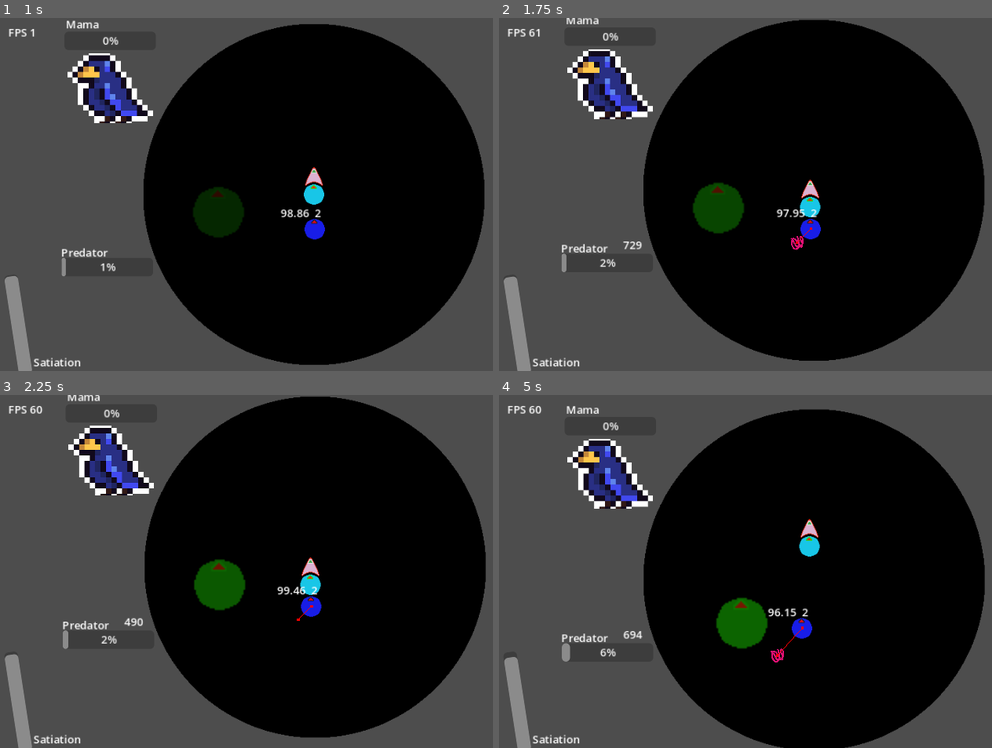
Above: before the commit, frames 1-4 (two rows, left to right).
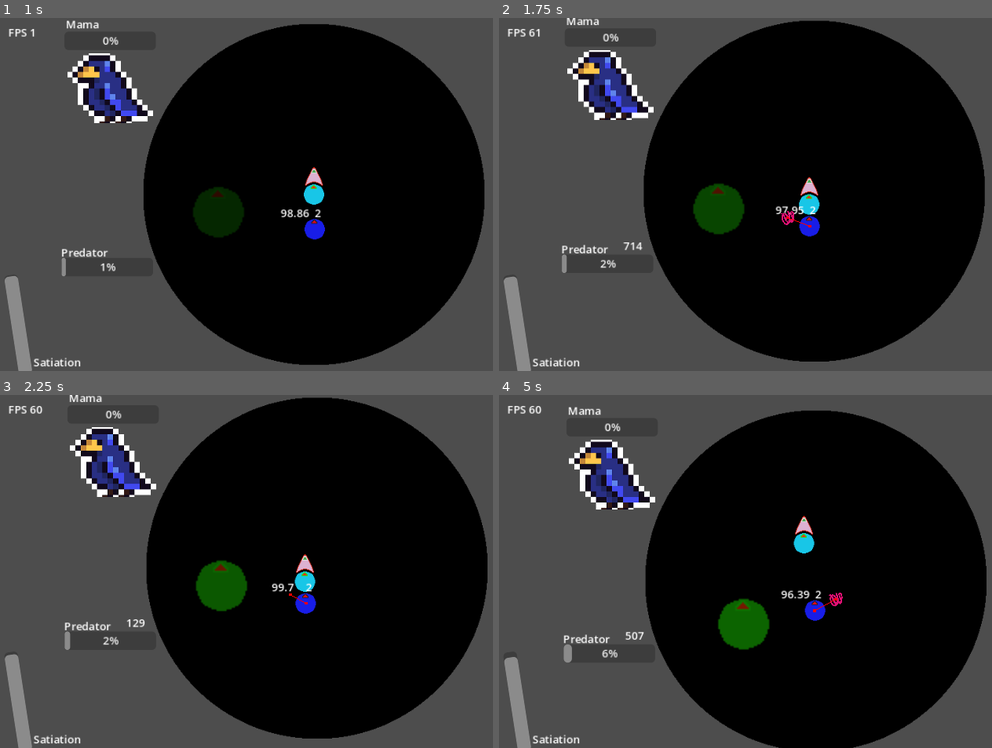
Above: after the commit, the same moments.

Repository: WilliamAalund/Brood-Feud
Game: Godot game, scene res://Levels/Main Level.tscn
Same seed, same stepped clock (60 frames per second), same inputs: the game is played once before the commit and once after it. The engine's default icon, where the game draws it, is replaced by a stand-in: a white triangle on a blue panel in a dark square.
Inputs (mouse positions are in pixels of both pictures, inside the frame that each line leads up to):
- Up to frame 1 (1 s): tap Enter at 0.5 s; move the mouse to (453, 176) at 0.52 s; hold D (right) from 0.53 s (still down); hold Space (interact) from 0.53 s (still down)
- Up to frame 2 (1.75 s): move the mouse to (686, 212) at 1.27 s; release D (right) at 1.28 s; release Space (interact) at 1.28 s; hold S (down) from 1.28 s (still down); tap Space (interact) at 1.35 s
- Up to frame 3 (2.25 s): move the mouse to (374, 493) at 2.02 s; release S (down) at 2.03 s; hold D (right) from 2.03 s (still down); hold Space (interact) from 2.03 s (still down)
- Up to frame 4 (5 s): move the mouse to (780, 642) at 2.77 s; release D (right) at 2.78 s; release Space (interact) at 2.78 s; hold W (up) 2.78-3.53 s; tap Space (interact) at 2.85, 4.35 s; move the mouse to (outside the picture) at 3.52 s; hold Space (interact) 3.53-4.28 s; hold A (left) from 3.53 s (still down); move the mouse to (622, 518) at 4.27 s

Frame 1 is identical in both runs. In frame 2, 2.1% of the frame differs, in the area x 12-99%, y 0-98%; in frame 3, 3.3%; in frame 4, 3.8%, in the area x 12-99%, y 3-100%.

Commit message:
Naming convention changes

Diff:
--- /dev/null
+++ b/Levels/Demo Levels/AI Bird Debugger.tscn
@@ -0,0 +1,9 @@
+[gd_scene load_steps=2 format=3 uid="uid://cw4atd270foo0"]
+
+[ext_resource type="PackedScene" uid="uid://dwitdkiendap8" path="res://Sub Scenes/Manager_Birds/manager_birds.tscn" id="1_inie4"]
+
+[node name="AI Bird Debugger" type="Node2D"]
+
+[node name="BirdControl" parent="." instance=ExtResource("1_inie4")]
+
+[node name="Camera2D" type="Camera2D" parent="."]
--- a/Levels/Demo Levels/AI_Bird_Demo.tscn
+++ b/Levels/Demo Levels/AI_Bird_Demo.tscn
@@ -1,7 +1,7 @@
-[gd_scene load_steps=3 format=3 uid="uid://h4wxpjvfjev6"]
+[gd_scene load_steps=3 format=3 uid="uid://twm0shldwo5p"]
 
-[ext_resource type="PackedScene" uid="uid://bshdn3dwrgrbt" path="res://Sub Scenes/Environment_Nest/Environment_Nest.tscn" id="1_20b5b"]
-[ext_resource type="PackedScene" uid="uid://dwitdkiendap8" path="res://Sub Scenes/Manager_Birds/Manager_Birds.tscn" id="2_uifj4"]
+[ext_resource type="PackedScene" uid="uid://bshdn3dwrgrbt" path="res://Sub Scenes/Environment_Nest/environment_nest.tscn" id="1_20b5b"]
+[ext_resource type="PackedScene" uid="uid://dwitdkiendap8" path="res://Sub Scenes/Manager_Birds/manager_birds.tscn" id="2_uifj4"]
 
 [node name="AI_Bird_Demo" type="Node2D"]
 
--- a/Levels/Demo Levels/Food Spawn Demo.tscn
+++ b/Levels/Demo Levels/Food Spawn Demo.tscn
@@ -1,6 +1,6 @@
 [gd_scene load_steps=4 format=3 uid="uid://cqft8b83kvehs"]
 
-[ext_resource type="PackedScene" uid="uid://b6f2ildgxylks" path="res://Sub Scenes/Helper_Food_Spawner/Helper_Food_Spawner.tscn" id="1_y8h70"]
+[ext_resource type="PackedScene" uid="uid://b6f2ildgxylks" path="res://Sub Scenes/Helper_Food_Spawner/helper_food_spawner.tscn" id="1_y8h70"]
 [ext_resource type="PackedScene" uid="uid://buc4ei3c7xex1" path="res://Sub Scenes/Player_Bird/Player_Bird.tscn" id="2_8mvq0"]
 [ext_resource type="PackedScene" uid="uid://dmuddbset2mpi" path="res://Sub Scenes/Manager_Satiation/Manager_Satiation.tscn" id="4_hbtws"]
 
--- a/Levels/Demo Levels/Game Over Demo.tscn
+++ b/Levels/Demo Levels/Game Over Demo.tscn
@@ -1,6 +1,6 @@
 [gd_scene load_steps=3 format=3 uid="uid://ccnxeflln2bmm"]
 
-[ext_resource type="PackedScene" uid="uid://j6dpmc2nhd23" path="res://Sub Scenes/Manager_Game_Over/Manager_Game_Over.tscn" id="1_lwdst"]
+[ext_resource type="PackedScene" uid="uid://j6dpmc2nhd23" path="res://Sub Scenes/Manager_Game_Over/manager_game_over.tscn" id="1_lwdst"]
 [ext_resource type="PackedScene" uid="uid://dmuddbset2mpi" path="res://Sub Scenes/Manager_Satiation/Manager_Satiation.tscn" id="2_kia8w"]
 
 [node name="Game Over Demo" type="Node2D"]
--- a/Levels/Demo Levels/Hunger Demo.tscn
+++ b/Levels/Demo Levels/Hunger Demo.tscn
@@ -1,7 +1,7 @@
 [gd_scene load_steps=3 format=3 uid="uid://47g27ob781ks"]
 
-[ext_resource type="PackedScene" uid="uid://di5tsn67yt3vc" path="res://Sub Scenes/Helper_Food_Spawner/Object_Food/object_food.tscn" id="1_ltjxd"]
-[ext_resource type="PackedScene" uid="uid://dwitdkiendap8" path="res://Sub Scenes/Manager_Birds/Manager_Birds.tscn" id="2_mdvlq"]
+[ext_resource type="PackedScene" uid="uid://di5tsn67yt3vc" path="res://Sub Scenes/Helper_Food_Spawner/Entity_Food/entity_food.tscn" id="1_ltjxd"]
+[ext_resource type="PackedScene" uid="uid://dwitdkiendap8" path="res://Sub Scenes/Manager_Birds/manager_birds.tscn" id="2_mdvlq"]
 
 [node name="Demo Level" type="Node2D"]
 
--- a/Levels/Demo Levels/Nest Boundary Demo.tscn
+++ b/Levels/Demo Levels/Nest Boundary Demo.tscn
@@ -1,6 +1,6 @@
 [gd_scene load_steps=3 format=3 uid="uid://df4tfmrv4l3u"]
 
-[ext_resource type="PackedScene" uid="uid://bshdn3dwrgrbt" path="res://Sub Scenes/Environment_Nest/Environment_Nest.tscn" id="1_h5i21"]
+[ext_resource type="PackedScene" uid="uid://bshdn3dwrgrbt" path="res://Sub Scenes/Environment_Nest/environment_nest.tscn" id="1_h5i21"]
 [ext_resource type="PackedScene" uid="uid://buc4ei3c7xex1" path="res://Sub Scenes/Player_Bird/Player_Bird.tscn" id="2_10ix3"]
 
 [node name="Nest Boundary Demo" type="Node2D"]
--- a/Levels/Demo Levels/Refactored Player Demo.tscn
+++ b/Levels/Demo Levels/Refactored Player Demo.tscn
@@ -1,6 +1,6 @@
 [gd_scene load_steps=3 format=3 uid="uid://cpg5pe5oeuhx3"]
 
-[ext_resource type="PackedScene" uid="uid://bshdn3dwrgrbt" path="res://Sub Scenes/Environment_Nest/Environment_Nest.tscn" id="1_ijx73"]
+[ext_resource type="PackedScene" uid="uid://bshdn3dwrgrbt" path="res://Sub Scenes/Environment_Nest/environment_nest.tscn" id="1_ijx73"]
 [ext_resource type="PackedScene" uid="uid://bft85520xqg1d" path="res://Sub Scenes/Player_New_Player/player_bird.tscn" id="2_dr0o7"]
 
 [node name="Refactored Player Demo" type="Node2D"]
--- a/Levels/Main Level.gd
+++ b/Levels/Main Level.gd
@@ -3,6 +3,6 @@
 @export var Camera2DScale = 4
 
 func _process(_delta):
-	$Camera2D.position = $BirdControl/player_bird/character_bird.global_position / Camera2DScale
-	$CanvasLayer/UI_hud/ProgressBar_Visual.value = $BirdControl/player_bird.satiation
-	$CanvasLayer/UI_hud/"Sunlight Symbol".modulate.a = .5 * int($BirdControl/player_bird.inSunlight)
+	$Camera2D.position = $manager_birds/player_bird/character_bird.global_position / Camera2DScale
+	$CanvasLayer/ui_hud/ProgressBar_Visual.value = $manager_birds/player_bird.satiation
+	$CanvasLayer/ui_hud/"Sunlight Symbol".modulate.a = .5 * int($manager_birds/player_bird.inSunlight)
--- a/Levels/Main Level.tscn
+++ b/Levels/Main Level.tscn
@@ -1,43 +1,43 @@
 [gd_scene load_steps=11 format=3 uid="uid://cfa30ma1dxdgy"]
 
 [ext_resource type="Script" path="res://Levels/Main Level.gd" id="1_ai4xj"]
-[ext_resource type="PackedScene" uid="uid://bshdn3dwrgrbt" path="res://Sub Scenes/Environment_Nest/Environment_Nest.tscn" id="2_1iti4"]
+[ext_resource type="PackedScene" uid="uid://bshdn3dwrgrbt" path="res://Sub Scenes/Environment_Nest/environment_nest.tscn" id="2_1iti4"]
 [ext_resource type="PackedScene" uid="uid://chf45bqb5qp4n" path="res://Sub Scenes/Helper_Sunspots/Entity_Temperature_Zone/temperature_zone.tscn" id="3_mrf87"]
-[ext_resource type="PackedScene" uid="uid://b6f2ildgxylks" path="res://Sub Scenes/Helper_Food_Spawner/Helper_Food_Spawner.tscn" id="5_slw61"]
-[ext_resource type="PackedScene" uid="uid://cudu6vf7uwwve" path="res://Sub Scenes/Process_Momma_Bird/Process_Momma_Bird.tscn" id="5_ucfnu"]
-[ext_resource type="PackedScene" uid="uid://bx0asr7ljxkpl" path="res://Sub Scenes/Process_Predator/Process_Predator.tscn" id="6_63o2m"]
-[ext_resource type="PackedScene" uid="uid://dwitdkiendap8" path="res://Sub Scenes/Manager_Birds/Manager_Birds.tscn" id="7_jxroq"]
-[ext_resource type="PackedScene" uid="uid://j6dpmc2nhd23" path="res://Sub Scenes/Manager_Game_Over/Manager_Game_Over.tscn" id="8_khyrq"]
-[ext_resource type="PackedScene" uid="uid://c2q3lmimxr2ox" path="res://Sub Scenes/UI_hud/UI_hud.tscn" id="9_hbv22"]
+[ext_resource type="PackedScene" uid="uid://b6f2ildgxylks" path="res://Sub Scenes/Helper_Food_Spawner/helper_food_spawner.tscn" id="5_slw61"]
+[ext_resource type="PackedScene" uid="uid://cudu6vf7uwwve" path="res://Sub Scenes/Process_Momma_Bird/process_momma_bird.tscn" id="5_ucfnu"]
+[ext_resource type="PackedScene" uid="uid://bx0asr7ljxkpl" path="res://Sub Scenes/Process_Predator/process_predator.tscn" id="6_63o2m"]
+[ext_resource type="PackedScene" uid="uid://dwitdkiendap8" path="res://Sub Scenes/Manager_Birds/manager_birds.tscn" id="7_jxroq"]
+[ext_resource type="PackedScene" uid="uid://j6dpmc2nhd23" path="res://Sub Scenes/Manager_Game_Over/manager_game_over.tscn" id="8_khyrq"]
+[ext_resource type="PackedScene" uid="uid://c2q3lmimxr2ox" path="res://Sub Scenes/UI_Hud/ui_hud.tscn" id="9_hbv22"]
 [ext_resource type="PackedScene" uid="uid://0fxvg4swlxgr" path="res://Sub Scenes/Helper_Sunspots/manager_sunspots.tscn" id="10_k0xh1"]
 
 [node name="Game Level" type="Node2D"]
 script = ExtResource("1_ai4xj")
 
-[node name="Environment_Nest" parent="." instance=ExtResource("2_1iti4")]
+[node name="environment_nest" parent="." instance=ExtResource("2_1iti4")]
 
 [node name="temperature_zone" parent="." instance=ExtResource("3_mrf87")]
 position = Vector2(-140, 26)
 
-[node name="BirdControl" parent="." instance=ExtResource("7_jxroq")]
+[node name="manager_birds" parent="." instance=ExtResource("7_jxroq")]
 
-[node name="Process_Momma_Bird" parent="." instance=ExtResource("5_ucfnu")]
+[node name="process_momma_bird" parent="." instance=ExtResource("5_ucfnu")]
 position = Vector2(-299, -156)
 
-[node name="Process_Predator" parent="." instance=ExtResource("6_63o2m")]
+[node name="process_predator" parent="." instance=ExtResource("6_63o2m")]
 position = Vector2(-303, 161)
 
-[node name="Helper_Food_Spawner" parent="." instance=ExtResource("5_slw61")]
+[node name="helper_food_spawner" parent="." instance=ExtResource("5_slw61")]
 position = Vector2(0, 70)
 
-[node name="Manager_Game_Over" parent="." instance=ExtResource("8_khyrq")]
+[node name="manager_game_over" parent="." instance=ExtResource("8_khyrq")]
 position = Vector2(261, -145)
 
 [node name="Camera2D" type="Camera2D" parent="."]
 
 [node name="CanvasLayer" type="CanvasLayer" parent="."]
 
-[node name="UI_hud" parent="CanvasLayer" instance=ExtResource("9_hbv22")]
+[node name="ui_hud" parent="CanvasLayer" instance=ExtResource("9_hbv22")]
 offset_left = -449.0
 offset_top = -244.0
 offset_right = -449.0
@@ -46,8 +46,8 @@
 [node name="manager_sunspots" parent="." instance=ExtResource("10_k0xh1")]
 position = Vector2(-449, -244)
 
-[connection signal="playerStarved" from="BirdControl" to="Manager_Game_Over" method="_on_bird_control_player_starved"]
-[connection signal="mom_drops_food" from="Process_Momma_Bird" to="Helper_Food_Spawner" method="_on_momma_bird_mom_drops_food"]
-[connection signal="toggle_mom_presence" from="Process_Momma_Bird" to="BirdControl" method="_on_process_momma_bird_toggle_mom_presence"]
-[connection signal="toggle_mom_presence" from="Process_Momma_Bird" to="Process_Predator" method="_on_process_momma_bird_toggle_mom_presence"]
-[connection signal="toggle_predator_presence" from="Process_Predator" to="Process_Momma_Bird" method="_on_process_predator_toggle_predator_presence"]
+[connection signal="mom_drops_food" from="process_momma_bird" to="helper_food_spawner" method="_on_momma_bird_mom_drops_food"]
+[connection signal="toggle_mom_presence" from="process_momma_bird" to="manager_birds" method="_on_process_momma_bird_toggle_mom_presence"]
+[connection signal="toggle_mom_presence" from="process_momma_bird" to="process_predator" method="_on_process_momma_bird_toggle_mom_presence"]
+[connection signal="player_eaten" from="process_predator" to="manager_game_over" method="_on_process_predator_player_eaten"]
+[connection signal="toggle_predator_presence" from="process_predator" to="process_momma_bird" method="_on_process_predator_toggle_predator_presence"]
--- a/Sub Scenes/Entity_AI_Bird/AI_Bird.gd
+++ b/Sub Scenes/Entity_AI_Bird/AI_Bird.gd
@@ -15,7 +15,7 @@
 var noticedSunray = false
 var noticedPredator
 var isStupid = false
-var inSunray = false
+var inSunlight = false
 
 var Player_Pos # Variable to store the location of the player
 var targetSunray
@@ -80,16 +80,16 @@
 func _on_body_zone_area_entered(area):
 	if area.is_in_group("sunray"):
 		await get_tree().create_timer(1.0).timeout
-		inSunray = true
+		inSunlight = true
 	else: if area.is_in_group("food"):
 		eat()
 
 func _on_body_zone_area_exited(area):
 	if area.is_in_group("sunray"):
-		inSunray = false
+		inSunlight = false
 
 func _on_detector_zone_area_entered(area):
-	print("Entering Area Position: ", area.global_position)
+	#print("Entering Area Position: ", area.global_position)
 	if area.is_in_group("sunray"):
 		if !noticedSunray:
 			targetSunray = area.global_position
--- a/Sub Scenes/Entity_AI_Bird/AI_BirdCharacterBody.gd
+++ b/Sub Scenes/Entity_AI_Bird/AI_BirdCharacterBody.gd
@@ -51,7 +51,7 @@
 	move_and_slide()
 
 func state4(delta): # Will move to sunray
-	if !get_parent().inSunray:
+	if !get_parent().inSunlight:
 		nav.target_position = get_parent().targetSunray
 		#print(get_parent().targetSunray)
 
--- a/Sub Scenes/Helper_Food_Spawner/Helper_Food_Spawner.gd
+++ b/Sub Scenes/Helper_Food_Spawner/Helper_Food_Spawner.gd
@@ -1,10 +1,8 @@
 extends Node2D
-
-signal child_food_eaten
 
 @export var spawn_offset = 55 # Value that determines amount of potential offset for a food spawn
 # TODO: Create a separate helper function that does the calculations for the position of a food drop.
-var food_scene = load("res://Sub Scenes/Helper_Food_Spawner/Object_Food/object_food.tscn")
+var food_scene = load("res://Sub Scenes/Helper_Food_Spawner/Entity_Food/entity_food.tscn")
 
 func add_food(spawn_inaccuracy: int = spawn_offset): #Spawn inaccuracy can by dynamically set
 	var food_instance = food_scene.instantiate()
@@ -12,11 +10,6 @@
 	food_instance.position.y += randi_range(-spawn_inaccuracy, spawn_inaccuracy) % spawn_inaccuracy
 	self.add_child(food_instance)
 
-#func on_food_eaten(): # Function called by child food nodes. Connects to hunger control to transmit food signal
-	# Legacy code. Now disconnected from Manager_Satiation
-	#emit_signal("child_food_eaten")
-
-
 func _on_button_pressed(): #Used for debugging
 	add_food()
 
--- a/Sub Scenes/Manager_Birds/BirdControl.gd
+++ b/Sub Scenes/Manager_Birds/BirdControl.gd
@@ -1,21 +1,15 @@
 extends Node2D
 
 # Values that each of the birds can refer to in order to make decisions about themselves/what they want to do.
-# These values are usually updated outside of the BirdControl script itself
 @export var idleSatiationDrainRate = 0.06
+@export var sunRate = -0.02
 
 var momIsHome = false # Toggled by toggle_mom_presence signal, sent by momma bird.
 var isSunspot = false # Toggled in the Main Level scene's attached script.
 
 signal AI_Bird_Move(target_position)
 signal Birds_Increment_Hunger()
-signal playerStarved()
-
-#func _ready():
-	#var aiBirdInstance = food_scene.instantiate()
-	#food_instance.position.x += randi_range(-spawn_inaccuracy, spawn_inaccuracy) % spawn_inaccuracy # Randomly varies spawn position around Object_Food_Spawner
-	#food_instance.position.y += randi_range(-spawn_inaccuracy, spawn_inaccuracy) % spawn_inaccuracy
-	#self.add_child(food_instance)
+signal player_starved
 
 func _physics_process(_delta):
 	emit_signal("AI_Bird_Move", $player_bird.position)
@@ -26,9 +20,21 @@
 func _on_timer_timeout():
 	emit_signal("Birds_Increment_Hunger")
 
-func _on_player_player_starved(): # Communicated with the Manager_Game_Over node.
-	emit_signal("playerStarved()")
+func _on_player_bird_player_starved():
+	emit_signal("player_starved")
 
 
-func _on_player_bird_player_starved():
-	emit_signal("playerStarved()")
+
+
+
+
+
+
+#func _ready():
+	#var aiBirdInstance = food_scene.instantiate()
+	#food_instance.position.x += randi_range(-spawn_inaccuracy, spawn_inaccuracy) % spawn_inaccuracy # Randomly varies spawn position around Object_Food_Spawner
+	#food_instance.position.y += randi_range(-spawn_inaccuracy, spawn_inaccuracy) % spawn_inaccuracy
+	#self.add_child(food_instance)
+
+#func _on_player_player_starved(): # Communicated with the Manager_Game_Over node.
+	#emit_signal("playerStarved()")
--- a/Sub Scenes/Manager_Birds/Manager_Birds.tscn
+++ b/Sub Scenes/Manager_Birds/Manager_Birds.tscn
@@ -1,7 +1,7 @@
 [gd_scene load_steps=4 format=3 uid="uid://dwitdkiendap8"]
 
 [ext_resource type="Script" path="res://Sub Scenes/Manager_Birds/BirdControl.gd" id="1_nqp0i"]
-[ext_resource type="PackedScene" uid="uid://cqc0vbl1gl11m" path="res://Sub Scenes/Entity_AI_Bird/AI_Bird.tscn" id="3_aebak"]
+[ext_resource type="PackedScene" uid="uid://cqc0vbl1gl11m" path="res://Sub Scenes/Entity_AI_Bird/entity_ai_bird.tscn" id="3_aebak"]
 [ext_resource type="PackedScene" uid="uid://bft85520xqg1d" path="res://Sub Scenes/Player_New_Player/player_bird.tscn" id="4_2bnt3"]
 
 [node name="BirdControl" type="Node2D"]
--- a/Sub Scenes/Manager_Game_Over/Manager_Game_Over.gd
+++ b/Sub Scenes/Manager_Game_Over/Manager_Game_Over.gd
@@ -1,21 +1,20 @@
 extends Node2D
 
 var gameOver = false
+
+signal game_over_ocurred
 
 func _ready():
 	$Label.visible = false
 
 # TODO: Receive signal indicating player has been eaten
-
-
-func _on_hunger_control_player_starved():
-	gameOver = true
-	$Label.visible = true
-
 func _on_bird_control_player_starved():
 	gameOver = true
 	$Label.visible = true
+	emit_signal("game_over_ocurred")
 
-#func _on_manager_satiation_player_starved():
-	#gameOver = true
-	#$Label.visible = true
+
+func _on_process_predator_player_eaten():
+	gameOver = true
+	$Label.visible = true
+	emit_signal("game_over_ocurred")
--- a/Sub Scenes/Player_New_Player/player_bird.gd
+++ b/Sub Scenes/Player_New_Player/player_bird.gd
@@ -4,8 +4,6 @@
 var inSunlight = false
 
 const foodRestore = 10
-const sunRate = -0.02
-const idleSatiationDrainRate = 0.06
 
 signal playerStarved
 
@@ -26,7 +24,7 @@
 		satiation -= value
 
 func decrementSatiation(): # Decreases the bird's satiation value
-	satiation = satiation - idleSatiationDrainRate - sunRate * int(inSunlight)
+	satiation = satiation - get_parent().idleSatiationDrainRate - get_parent().sunRate * int(inSunlight)
 	$character_bird/debugger_satiation.text = str(satiation).substr(0,5)
 	if satiation < 0:
 		emit_signal("playerStarved")
--- a/Sub Scenes/Process_Momma_Bird/Momma_Bird.gd
+++ b/Sub Scenes/Process_Momma_Bird/Momma_Bird.gd
@@ -51,9 +51,9 @@
 	emit_signal("toggle_mom_presence")
 	print("Momma bird leaves")
 
-func _on_predator_toggle_predator_presence():
-	predatorIsHome = !predatorIsHome
-
 
 func _on_process_predator_toggle_predator_presence():
 	predatorIsHome = !predatorIsHome
+
+#func _on_predator_toggle_predator_presence():
+	#predatorIsHome = !predatorIsHome
--- a/Sub Scenes/Process_Predator/Predator.gd
+++ b/Sub Scenes/Process_Predator/Predator.gd
@@ -9,8 +9,6 @@
 # If you are moving, the bird eats you.
 # If you are near the middle of the nest, the bird eats you.
 # Future features: the chance the predator comes to the nest will increase depending on noise.
-
-
 @export var MaxPredAggro = 750
 @export var PredAggroIncrement = 1
 @export var LandingTime = 0.5
@@ -18,14 +16,15 @@
 
 var predAggro = 0
 var predApproached = false
-var isHome = false
+var predIsHome = false
 var momIsHome = false
 
 signal toggle_predator_presence # Indicates to other nodes that the predator is at the nest.
+signal player_eaten
 
 func _ready(): # Momma bird starts off invisible
 	var predSprite = get_child(0)
-	predSprite.visible = isHome
+	predSprite.visible = predIsHome
 	$ProgressBar.max_value = MaxPredAggro
 
 func approachCheck() -> bool:
@@ -45,17 +44,17 @@
 	return randi_range(1, 100) > 40 and !momIsHome
 
 func _on_timer_timeout(): # State machine(?) Every time a second passes,
-	if !isHome:
+	if !predIsHome:
 		predAggro += PredAggroIncrement # Slightly increments predAggro
 		if predAggro > MaxPredAggro:
 			predAggro = MaxPredAggro
 		#print(predAggro, predAggro / MaxPredAggro)
 		$ProgressBar.value = predAggro
-	if predAggro % 10 == 0 and !isHome:
+	if predAggro % 10 == 0 and !predIsHome:
 		if predApproached:
 			if headCheck():
 				print("Predator : heads to nest")
-				isHome = true
+				predIsHome = true
 				# Run evil predator functions
 				headToNest()
 			else: if momIsHome:
@@ -70,17 +69,14 @@
 	emit_signal("toggle_predator_presence")
 	await get_tree().create_timer(LandingTime).timeout
 	var predSprite = get_child(0)
-	predSprite.visible = isHome
+	predSprite.visible = predIsHome
 	await get_tree().create_timer(StayLength).timeout
 	print("Predator : leaves nest")
-	isHome = false
-	predSprite.visible = isHome
+	predIsHome = false
+	predSprite.visible = predIsHome
 	predApproached = false
 	predAggro = 0
 	emit_signal("toggle_predator_presence")
 
-func _on_momma_bird_toggle_mom_presence(): # Don't know why this is here, but it doesn't work
-	momIsHome = !momIsHome
-
 func _on_process_momma_bird_toggle_mom_presence():
 	momIsHome = !momIsHome
Not shown: 2 places in Sub Scenes/Entity_AI_Bird/entity_ai_bird.tscn that only renumber resources
Renamed: Sub Scenes/Helper_Food_Spawner/Object_Food/object_food.tscn -> Sub Scenes/Helper_Food_Spawner/Entity_Food/entity_food.tscn
